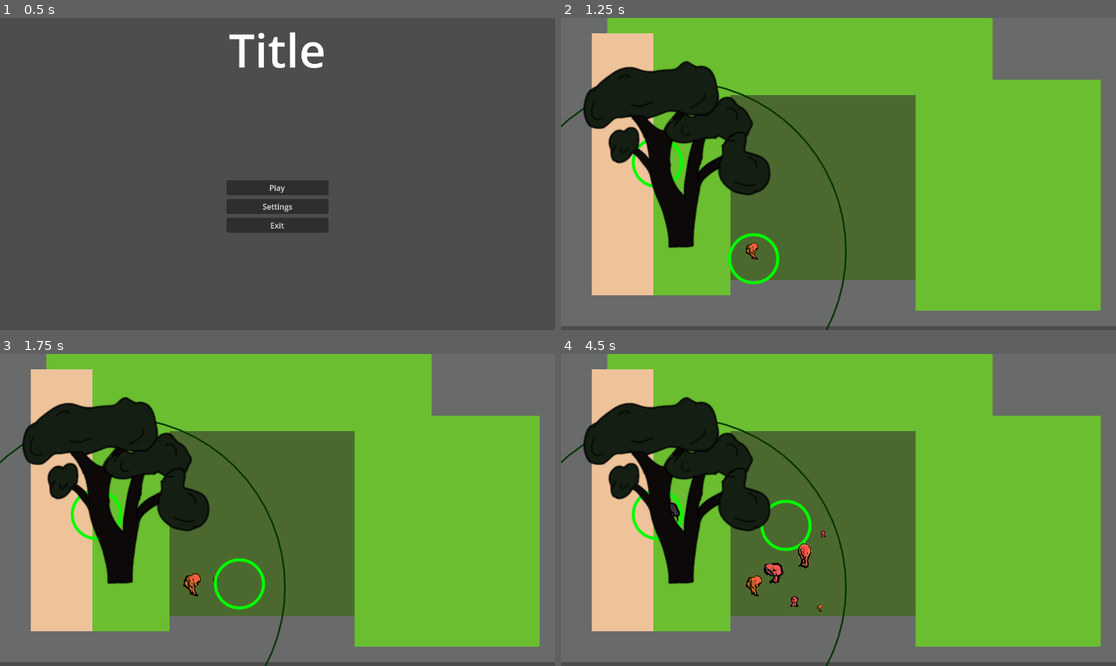
Above: before the commit, frames 1-4 (two rows, left to right).
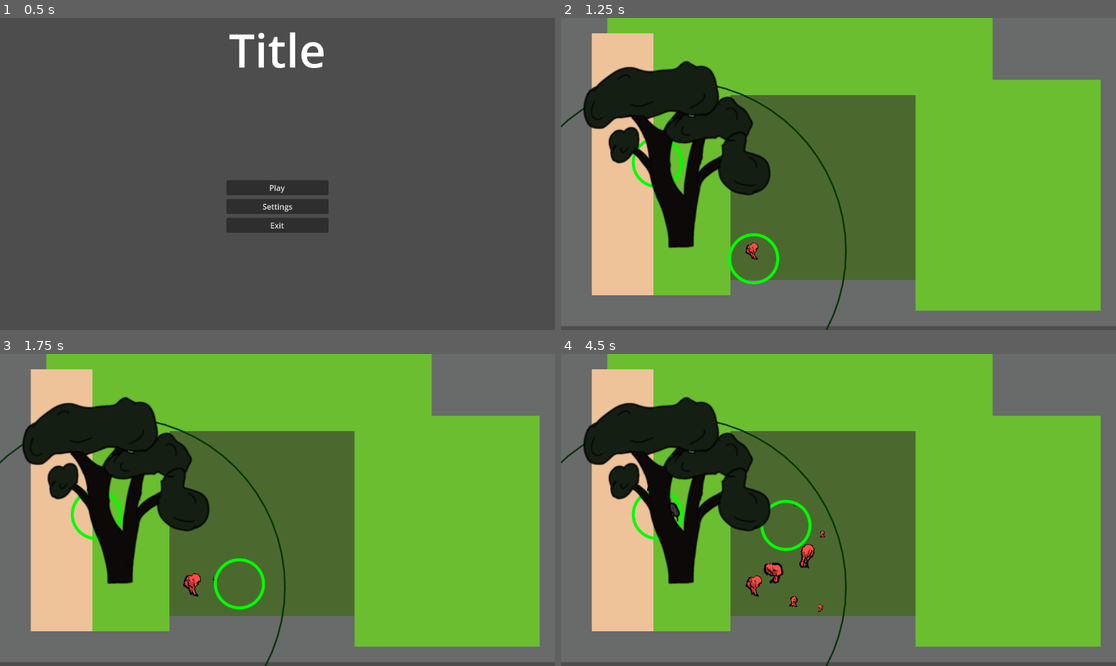
Above: after the commit, the same moments.

Repository: carcinizer/slavic-2025
Game: Godot game, scene res://scenes/main_menu.tscn
Two runs of this game, one before a commit and one after it. Both use one fixed random seed, a clock stepped at 60 frames per second and the inputs below.
Inputs:
- Up to frame 1 (0.5 s): no input
- Up to frame 2 (1.25 s): click "Play" at 0.5 s
- Up to frame 3 (1.75 s): tap Enter at 1.25 s; hold Right (right1) from 1.28 s (still down); tap S (down2) at 1.35 s
- Up to frame 4 (4.5 s): release Right (right1) at 2.03 s; hold Down (down1) 2.03-2.78 s; tap one key every 0.75 s from 2.1 s: A (left2) D (right2) W (up2) S (down2); hold Right (right1) 2.78-3.53 s; hold Up (up1) 3.53-4.28 s; hold Left (left1) from 4.28 s (still down)

Frame 1 is identical in both runs. In frame 2, less than 0.1% of the frame differs, in the area x 33-36%, y 71-78%; in frame 3, less than 0.1%; in frame 4, 0.4%, in the area x 15-48%, y 42-83%.

Commit message:
random flip_h added to mushtooms and trees

Diff:
--- a/src/mushroom.gd
+++ b/src/mushroom.gd
@@ -32,13 +32,17 @@
 	sprite_variant += sprite_variants_number * player_id
 	var sprite = get_node("Sprite") as Sprite2D
 	sprite.frame = sprite_variant
+	var flip = randi_range(0,1)
+	if flip == 1:
+		sprite.flip_h = true
+
 
 func _process(_delta: float):
 	# if !connected_to_a_tree:
 	# 	hp -= death_speed
 	# if hp <= 0:
 	# 	queue_free()
-	var c = colors[player_id]
+	# var c = colors[player_id]
 	var scale_scalar = hp/max_hp
 	scale = lerp(scale, Vector2(scale_scalar, scale_scalar), 0.1)
 	if abs(rotation - target_rotation) < rotation_threshold:
--- a/src/tree.gd
+++ b/src/tree.gd
@@ -28,6 +28,9 @@
 	var sprite_variant := randi_range(0,sprite_variants_number - 1)
 	var sprite = get_node("Sprite") as Sprite2D
 	sprite.frame = sprite_variant
+	var flip = randi_range(0,1)
+	if flip == 1:
+		sprite.flip_h = true
 
 func _process(_delta: float):
 	modulate.r = hp/max_hp
Binary file changed: graphics/mushrooms.png
